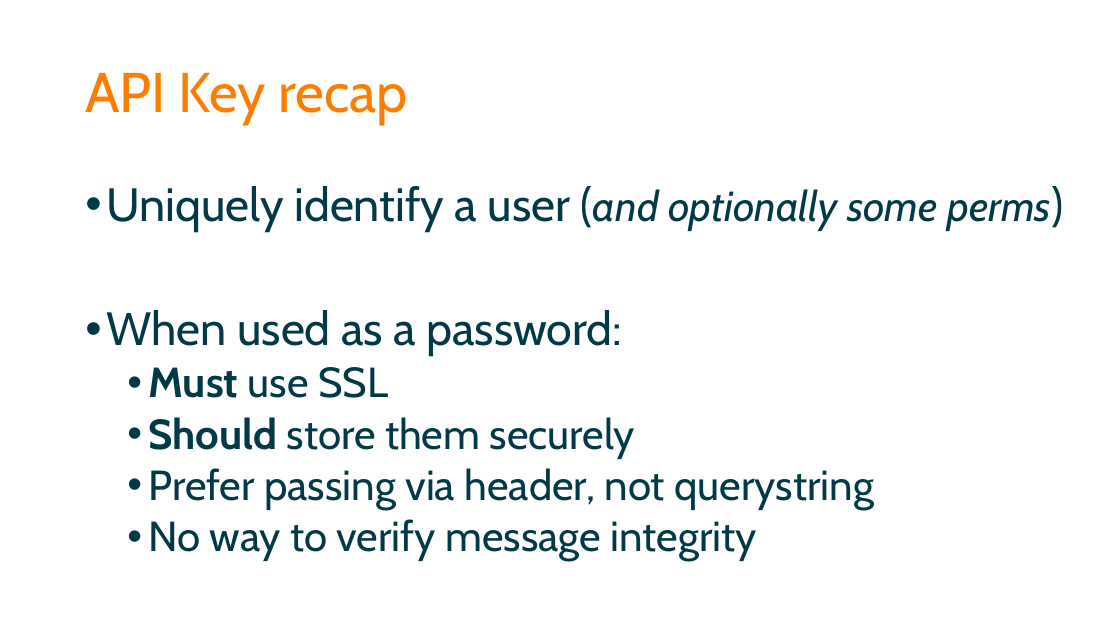
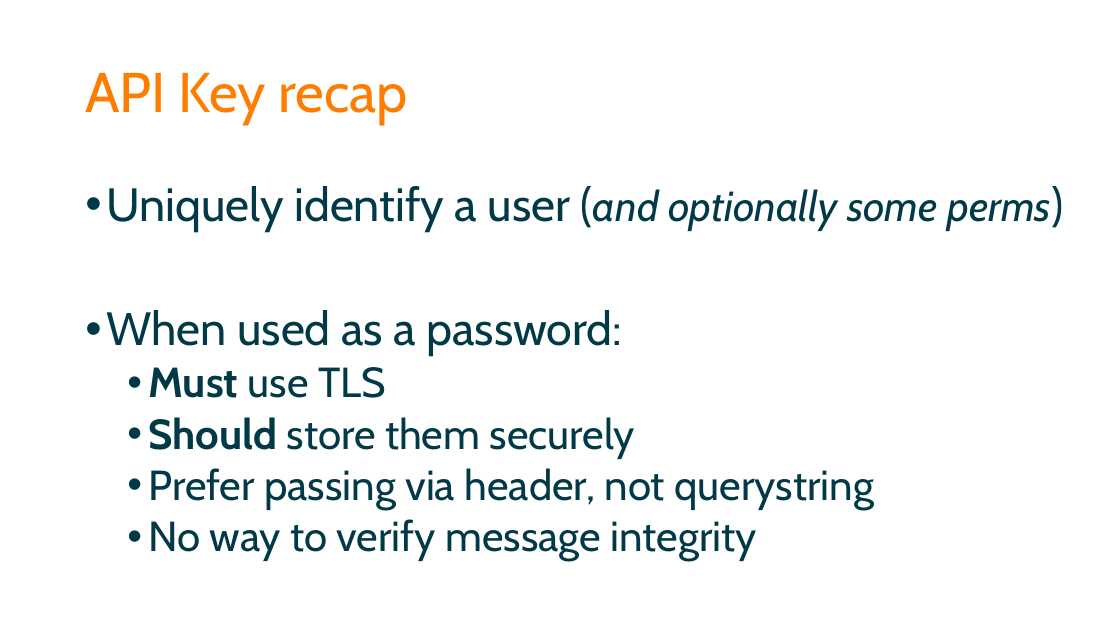
Before and after one commit to spetryjohnson/Securing-Your-API-Endpoints---StirTrek-2016, a slide deck: slide 40 of Securing Your API Endpoints - CodeMash 2016.pptx. Drawn at 1120x630 pixels with LibreOffice and Linux fonts; fonts in the diff are those of the drawing. Boxes give left, top, right and bottom in pixels: in the first picture for what was removed or moved away, otherwise in the second. Text is boxed around its words. In the diff, an @@ line names an element or a change of style, - is before the commit and + after.

```diff
--- a/Securing Your API Endpoints - CodeMash 2016.pptx
+++ b/Securing Your API Endpoints - CodeMash 2016.pptx
@@ text at [148, 367, 386, 398]: text changed @@
-  • Must use SSL
+  • Must use TLS
```
Also in this commit, not shown: 2 other slides changed, 1 other file.
